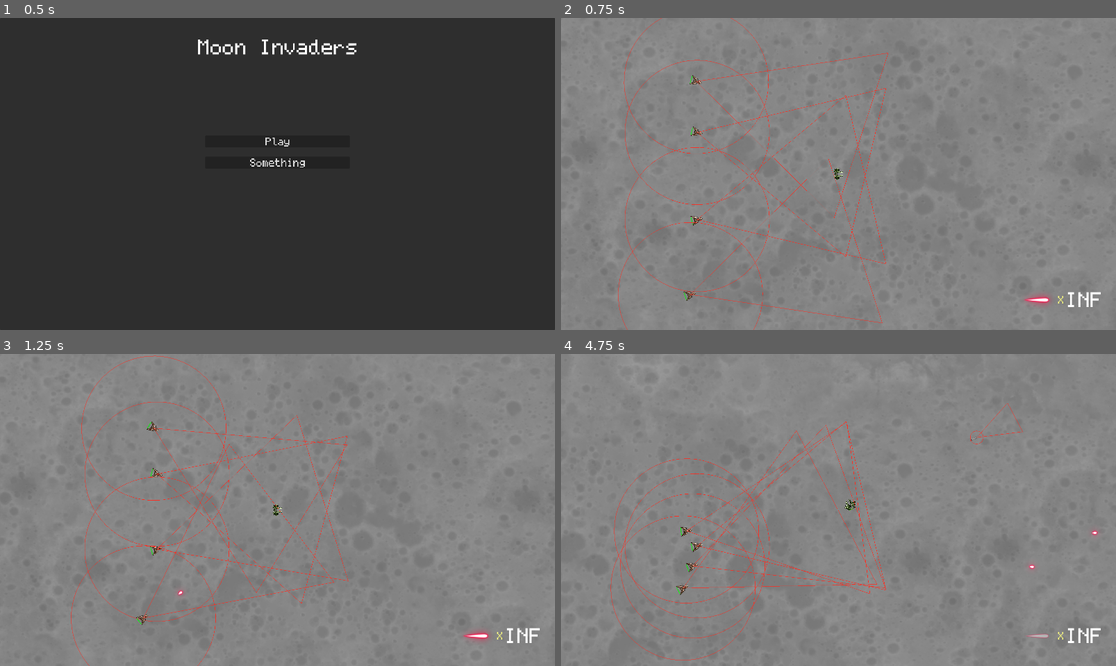
Above: before the commit, frames 1-4 (two rows, left to right).
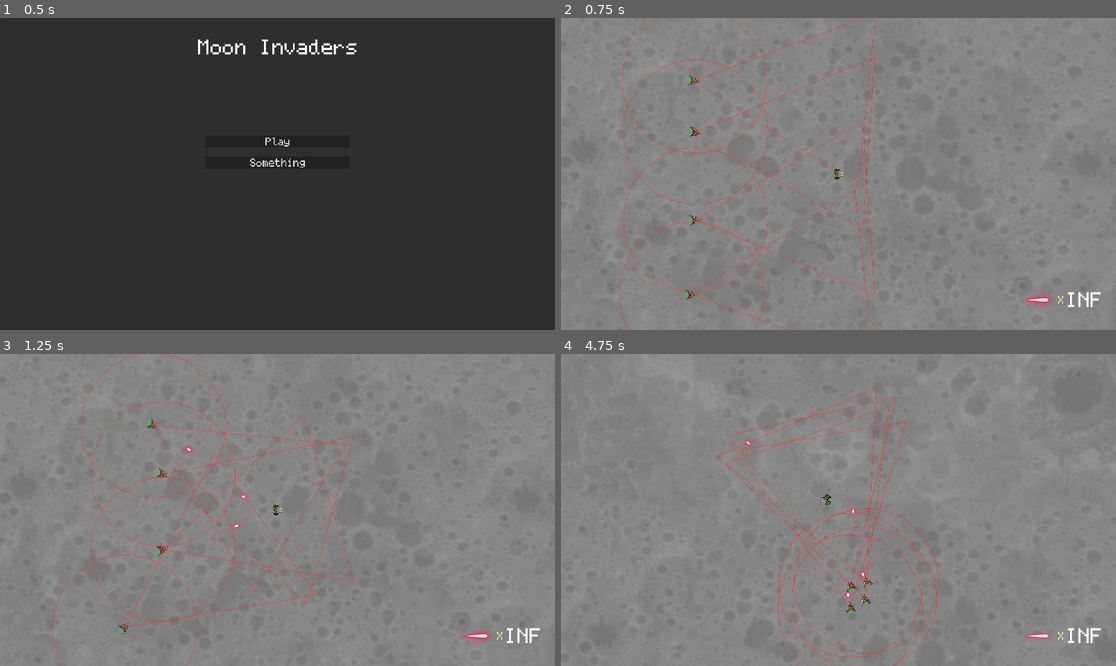
Above: after the commit, the same moments.

Repository: WeaselGames/MoonInvaders
Game: Godot game, scene res://scenes/main.tscn
Same seed, same stepped clock (60 frames per second), same inputs: the game is played once before the commit and once after it.
Inputs:
- Up to frame 1 (0.5 s): no input
- Up to frame 2 (0.75 s): click "Play" at 0.5 s
- Up to frame 3 (1.25 s): no input
- Up to frame 4 (4.75 s): hold D (spaceship_rotate_right) 1.28-2.03 s; hold Space (spaceship_fire) 1.28-2.03 s; hold S (spaceship_backward) 2.03-2.78 s; tap Space (spaceship_fire) at 2.1, 3.6 s; hold D (spaceship_rotate_right) 2.78-3.53 s; hold Space (spaceship_fire) 2.78-3.53 s; hold W (spaceship_forward) 3.53-4.28 s; hold A (spaceship_rotate_left) from 4.28 s (still down); hold Space (spaceship_fire) from 4.28 s (still down)

Frame 1 is identical in both runs. In frame 2, 2.0% of the frame differs, in the area x 10-59%, y 0-100%; in frame 3, 2.2%; in frame 4, 2.7%, in the area x 8-97%, y 3-100%.

Commit message:
Improved movement & missile pitbull state

Diff:
--- a/project.godot
+++ b/project.godot
@@ -22,6 +22,7 @@
 EventBus="*res://src/event_bus.gd"
 GameState="*res://src/game_state.gd"
 EnemyManager="*res://src/enemy_manager.gd"
+Util="*res://src/util.gd"
 
 [display]
 
--- a/scenes/items/helth/health.tscn
+++ b/scenes/items/helth/health.tscn
@@ -8,9 +8,9 @@
 
 [node name="Health" type="Area2D"]
 script = ExtResource("1_8xorb")
+heal_amount = 250
 item_type = 1
 item_icon = ExtResource("2_nw4yg")
-item_size = Vector2i(32, 32)
 
 [node name="CollisionShape2D" type="CollisionShape2D" parent="."]
 shape = SubResource("RectangleShape2D_2g7hy")
--- a/scenes/projectiles/missile/missile.gd
+++ b/scenes/projectiles/missile/missile.gd
@@ -3,17 +3,58 @@
 
 @export var animated_sprite: AnimatedSprite2D
 @export var vision_cone: VisionCone
+@export var yaw_max_speed: float = 4
+@export var yaw_acceleration: float = 1
+@export var pitbull_max_angle_change: float = 90.0
 
+enum MissileState {ACCELERATE, CRUISE, PITBULL}
+var current_state: MissileState = MissileState.ACCELERATE
 
-func _ready():
-	animated_sprite.play("startup")
-	vision_cone.body_entered.connect(self._on_vision_body_entered)
+var rotation_velocity: float = 0
+var pitbull_target: Ship
+var rotation_change: float = 0
+var fail_time: float
 
 func _on_animated_sprite_animation_finished() -> void:
 	if animated_sprite.animation == "startup":
 		animated_sprite.play("running")
 
 func _on_vision_body_entered(body: Node2D):
-	if body is Ship && body != origin:
-		var angle_to_ship: float = body.position.angle_to_point(position)
-		velocity = velocity.rotated(angle_to_ship)
+	if body is Ship && body != origin && pitbull_target == null:
+		pitbull_target = body
+		change_state(MissileState.PITBULL)
+
+func _physics_process(delta: float) -> void:
+	if GameState.paused:
+		return
+
+	if velocity.length() >= max_speed:
+		change_state(MissileState.CRUISE)
+
+	if current_state == MissileState.ACCELERATE:
+		velocity = velocity.move_toward(Vector2(max_speed, 0).rotated(rotation), acceleration * delta)
+	elif current_state == MissileState.PITBULL && pitbull_target != null:
+		var target_angle_diff = position.angle_to_point(pitbull_target.position) - rotation
+
+		if abs(target_angle_diff) > deg_to_rad(2):
+			var direction: float = Util.find_fastest_yaw(target_angle_diff)
+			rotation_velocity = move_toward(rotation_velocity, direction * yaw_max_speed, yaw_acceleration * delta)
+			velocity = velocity.move_toward(Vector2(max_speed, 0).rotated(rotation), acceleration * delta)
+
+	position += velocity * delta
+	var change = rotation_velocity * delta
+	rotation_change += rad_to_deg(change)
+	if abs(rotation_change) < abs(pitbull_max_angle_change):
+		rotation += change
+
+
+func projectile_ready():
+	animated_sprite.play("startup")
+	vision_cone.body_entered.connect(self._on_vision_body_entered)
+
+func change_state(new_state: MissileState):
+	current_state = new_state
+	if new_state == MissileState.CRUISE:
+		animated_sprite.play("cruise")
+	elif new_state == MissileState.PITBULL:
+		animated_sprite.play("running")
--- a/scenes/projectiles/missile/missile.tscn
+++ b/scenes/projectiles/missile/missile.tscn
@@ -16,6 +16,14 @@
 
 [sub_resource type="SpriteFrames" id="SpriteFrames_ydfmc"]
 animations = [{
+"frames": [{
+"duration": 0.5,
+"texture": ExtResource("4_afh6l")
+}],
+"loop": true,
+"name": &"cruise",
+"speed": 5.0
+}, {
 "frames": [{
 "duration": 1.0,
 "texture": ExtResource("2_586jc")
@@ -65,9 +73,12 @@
 script = ExtResource("1_ukt6e")
 animated_sprite = NodePath("AnimatedSprite")
 vision_cone = NodePath("VisionCone")
+yaw_acceleration = 8.0
+pitbull_max_angle_change = 45.0
 size = Vector2i(12, 60)
 life_span = 20
-speed = 1000
+acceleration = 1400
+max_speed = 1000
 projectile_type = 1
 
 [node name="CollisionShape2D" type="CollisionShape2D" parent="."]
@@ -76,15 +87,10 @@
 
 [node name="AnimatedSprite" type="AnimatedSprite2D" parent="."]
 sprite_frames = SubResource("SpriteFrames_ydfmc")
-animation = &"startup"
-frame = 7
-frame_progress = 1.0
+animation = &"cruise"
 
 [node name="VisionCone" parent="." instance=ExtResource("10_o07cp")]
 position = Vector2(34.6667, 0)
-width = 300
-height = 400
+width = 800
 
-[connection signal="area_entered" from="." to="." method="_on_area_entered" flags=18]
-[connection signal="body_entered" from="." to="." method="_on_body_entered" flags=18]
 [connection signal="animation_finished" from="AnimatedSprite" to="." method="_on_animated_sprite_animation_finished"]
--- a/scenes/projectiles/phaser/phaser.tscn
+++ b/scenes/projectiles/phaser/phaser.tscn
@@ -13,7 +13,8 @@
 script = ExtResource("1_4enjs")
 damage = 25
 life_span = 3
-speed = 1500
+acceleration = 6000
+max_speed = 1500
 cooldown = 50
 
 [node name="CollisionShape2D" type="CollisionShape2D" parent="."]
--- a/scenes/projectiles/projectile.gd
+++ b/scenes/projectiles/projectile.gd
@@ -6,7 +6,8 @@
 @export var size: Vector2i = Vector2i(5, 20)
 @export var damage: int = 50
 @export var life_span: int = 5
-@export var speed: int = 500
+@export var acceleration: int = 500
+@export var max_speed: int = 500
 @export var cooldown: int = 100
 @export var projectile_type: ProjectileType
 
@@ -15,19 +16,30 @@
 var origin_position: Vector2
 
 func _ready() -> void:
+	if origin == null:
+		return
+
 	var timer = Timer.new()
 	timer.timeout.connect(self._on_timer_timeout)
 	timer.one_shot = true
 	add_child(timer)
 	timer.start(life_span)
 	body_entered.connect(self._on_body_entered)
+
+
+	position = origin.position
+	rotation = origin.rotation
 	origin_position = position
+	projectile_ready()
+
+func projectile_ready() -> void:
+	pass
 
 func _physics_process(delta: float) -> void:
 	if GameState.paused:
 		return
 
-	rotation = velocity.angle()
+	velocity = velocity.move_toward(Vector2(max_speed, 0).rotated(rotation), acceleration * delta)
 	position += velocity * delta
 
 func _on_body_entered(body: Node2D) -> void:
--- a/scenes/projectiles/projectile.tscn
+++ b/scenes/projectiles/projectile.tscn
@@ -12,6 +12,3 @@
 
 [node name="CollisionShape2D" type="CollisionShape2D" parent="."]
 shape = SubResource("RectangleShape2D_0ks1w")
-
-[connection signal="area_entered" from="." to="." method="_on_area_entered"]
-[connection signal="body_entered" from="." to="." method="_on_body_entered"]
--- a/scenes/ships/enemy/enemy.gd
+++ b/scenes/ships/enemy/enemy.gd
@@ -120,17 +120,17 @@
 					search_looking_around = false
 
 		EnemyAIState.ATTACK_PLAYER:
-			var player_angle: float = get_player_angle()
+			var player_angle: float = position.angle_to_point(_player.position)
 			var player_distance: float = abs(position.distance_to(_player.position))
-			if player_distance > 100:
-				thrust_towards(player_angle, 0.5)
+			if player_distance > 250:
+				thrust_towards(player_angle, 1)
+			elif player_distance <= 150:
+				thrust_towards(_player.position.angle_to_point(position), 1)
+
 			aim_at(player_angle)
 			if attack_cooldown_timer.time_left == 0 && abs(player_angle - rotation) < deg_to_rad(2):
 				fire()
 				attack_cooldown_timer.start(attack_cooldown)
-
-func get_player_angle() -> float:
-	return position.angle_to_point(_player.position)
 
 func thrust_towards(angle: float, by: float = 1) -> void:
 		var input_vector: Vector2 = Vector2(by, 0).rotated(angle - rotation)
@@ -139,16 +139,4 @@
 func aim_at(angle: float) -> void:
 	var angle_diff: float = angle - rotation
 	if abs(angle_diff) > deg_to_rad(2):
-		yaw = find_fastest_yaw(angle_diff)
-
-func find_fastest_yaw(angle_diff: float) -> float:
-	if angle_diff > 0 && angle_diff < PI:
-		return 1
-	elif angle_diff > 0 && angle_diff > PI:
-		return -1
-	elif angle_diff < 0 && angle_diff > -PI:
-		return -1
-	elif angle_diff < 0 && angle_diff < -PI:
-		return 1
-	else:
-		return 0
+		yaw = Util.find_fastest_yaw(angle_diff)
--- a/scenes/ships/enemy/enemy.tscn
+++ b/scenes/ships/enemy/enemy.tscn
@@ -48,4 +48,3 @@
 
 [node name="VisionCone" parent="." instance=ExtResource("5_2e22m")]
 peripheral_radious = 250
-visulaize = true
--- a/scenes/ships/hardpoint.gd
+++ b/scenes/ships/hardpoint.gd
@@ -11,8 +11,6 @@
 	if projectile.projectile_type != hardpoint_type:
 		return 0
 
-	projectile.position = get_global_transform().origin
-	projectile.velocity = Vector2(projectile.speed, 0).rotated(ship.rotation) + ship.velocity
 	projectile.origin = ship
 	GameState.world.add_object(projectile)
 	return projectile.cooldown*0.01
--- a/scenes/ships/player/player.gd
+++ b/scenes/ships/player/player.gd
@@ -22,7 +22,13 @@
 				health = max_health
 
 		item.ItemType.AMMO:
-			ammo.append(item.get_ammo())
+			var pickuped_ammo: Ammo = item.get_ammo()
+			for stored_ammo in ammo:
+				if stored_ammo.projectile_type == pickuped_ammo.projectile_type && stored_ammo.projectile_scene == pickuped_ammo.projectile_scene:
+					stored_ammo.projectile_count += pickuped_ammo.projectile_count
+					return
+
+			ammo.append(pickuped_ammo)
 
 func ship_destroyed() -> void:
 	EventBus.game_over.emit()
--- a/scenes/ships/player/player.tscn
+++ b/scenes/ships/player/player.tscn
@@ -1,7 +1,6 @@
-[gd_scene load_steps=7 format=3 uid="uid://lsk2vj0l0b08"]
+[gd_scene load_steps=6 format=3 uid="uid://lsk2vj0l0b08"]
 
 [ext_resource type="Script" path="res://scenes/ships/player/player.gd" id="1_mugof"]
-[ext_resource type="PackedScene" uid="uid://be81tbuwykao8" path="res://scenes/projectiles/missile/missile.tscn" id="2_c4nfo"]
 [ext_resource type="Texture2D" uid="uid://tmwnlgiyrk1f" path="res://assets/images/ships/player/player_ship.webp" id="2_l44dm"]
 [ext_resource type="PackedScene" uid="uid://de3ymp8rbho6h" path="res://scenes/ui/ui_elements/health_bar/health_bar.tscn" id="3_o1qvl"]
 [ext_resource type="PackedScene" uid="uid://dsg7rv0et4eym" path="res://scenes/ships/hardpoint.tscn" id="4_jjf2r"]
@@ -13,8 +12,6 @@
 z_index = 10
 collision_layer = 27
 script = ExtResource("1_mugof")
-default_ammo_scene = ExtResource("2_c4nfo")
-default_ammo_type = 1
 health_bar = NodePath("HealthBar")
 sprite = NodePath("Sprite2D")
 max_health = 500
--- a/scenes/ships/ship.gd
+++ b/scenes/ships/ship.gd
@@ -13,9 +13,9 @@
 @export var max_health: int = 100
 
 @export var max_speed: int = 400
-@export var friction: int = 10
-@export var acceleration: int = 15
-@export var yaw_acceleration: float = 1
+@export var friction: int = 300
+@export var acceleration: int = 500
+@export var yaw_acceleration: float = 7.0
 @export var yaw_max_speed: float = 4.0
 
 @export var weapon_hardpoints: Array[Node2D]
@@ -82,16 +82,16 @@
 		return
 
 	if yaw == 0:
-		rotation_velocity = move_toward(rotation_velocity, 0, friction)
+		rotation_velocity = move_toward(rotation_velocity, 0, friction * delta)
 	else:
-		rotation_velocity = move_toward(rotation_velocity, yaw * yaw_max_speed, yaw_acceleration)
+		rotation_velocity = move_toward(rotation_velocity, yaw * yaw_max_speed, yaw_acceleration * delta)
 
 	rotation += rotation_velocity * delta
 
 	if thrust == 0 and strafe == 0:
-		velocity = velocity.move_toward(Vector2(0, 0), friction)
+		velocity = velocity.move_toward(Vector2(0, 0), friction * delta)
 	else:
-		velocity = velocity.move_toward(Vector2(thrust * max_speed, strafe * max_speed).rotated(rotation), acceleration)
+		velocity = velocity.move_toward(Vector2(thrust * max_speed, strafe * max_speed).rotated(rotation), acceleration * delta)
 
 	velocity = velocity.limit_length(max_speed)
 
--- a/scenes/ui/ingame_menu/in_game_menu.gd
+++ b/scenes/ui/ingame_menu/in_game_menu.gd
@@ -9,8 +9,10 @@
 var cooldown_timer: Timer
 
 var player: Player
+var current_ammo: Ammo
+var last_count: int
+
 var weapon_shader: ShaderMaterial
-
 
 func _ready():
 	EventBus.player_ready.connect(self._on_player_ready)
@@ -22,17 +24,19 @@
 	player.weapon_fired.connect(self._on_player_weapon_fired)
 	player.ammo_changed.connect(self._on_player_ammo_changed)
 	var ammo: Ammo = player.ammo[player.ammo_index]
+	current_ammo = ammo
 	weapon_status.texture = ammo.item_icon
 	update_ammo_count(ammo)
-
 
 func _on_player_weapon_fired(ammo: Ammo, _cooldown: float, _cooldown_timer: Timer) -> void:
 	cooldown_timer = _cooldown_timer
 	cooldown = _cooldown
+	current_ammo = ammo
 	update_ammo_count(ammo)
 
 func _on_player_ammo_changed(ammo: Ammo):
 	weapon_status.texture = ammo.item_icon
+	current_ammo = ammo
 	update_ammo_count(ammo)
 
 func _process(_delta: float) -> void:
@@ -41,13 +45,16 @@
 		weapon_shader.set_shader_parameter("progress", progress)
 		progress_last = progress
 
+	if current_ammo != null && last_count != current_ammo.projectile_count:
+		update_ammo_count(current_ammo)
+
 func update_ammo_count(ammo: Ammo) -> void:
+	last_count = ammo.projectile_count
 	if ammo.projectile_count < 0:
 		ammo_count.text = "INF"
 	else:
 		ammo_count.text = "%03d" % ammo.projectile_count
 
-
 func get_progress() -> float:
 	if cooldown == 0 || cooldown_timer == null || cooldown_timer.time_left == 0:
 		return 0.0
--- a/scenes/util/vision_cone.tscn
+++ b/scenes/util/vision_cone.tscn
@@ -3,7 +3,7 @@
 [ext_resource type="Script" path="res://scenes/util/vision_cone.gd" id="1_mwsio"]
 
 [sub_resource type="CircleShape2D" id="CircleShape2D_y6307"]
-radius = 60.0
+radius = 250.0
 
 [node name="VisionCone" type="Area2D" node_paths=PackedStringArray("collision_polygon", "collision_shape")]
 collision_layer = 3
--- a/src/enemy_manager.gd
+++ b/src/enemy_manager.gd
@@ -75,5 +75,3 @@
 
 			y_from += 1
 		x_from += 1
-
-	print("test: %d" % enemies.size())
--- /dev/null
+++ b/src/util.gd
@@ -0,0 +1,13 @@
+extends Node
+
+func find_fastest_yaw(angle_diff: float) -> float:
+	if angle_diff > 0 && angle_diff < PI:
+		return 1
+	elif angle_diff > 0 && angle_diff > PI:
+		return -1
+	elif angle_diff < 0 && angle_diff > -PI:
+		return -1
+	elif angle_diff < 0 && angle_diff < -PI:
+		return 1
+	else:
+		return 0
